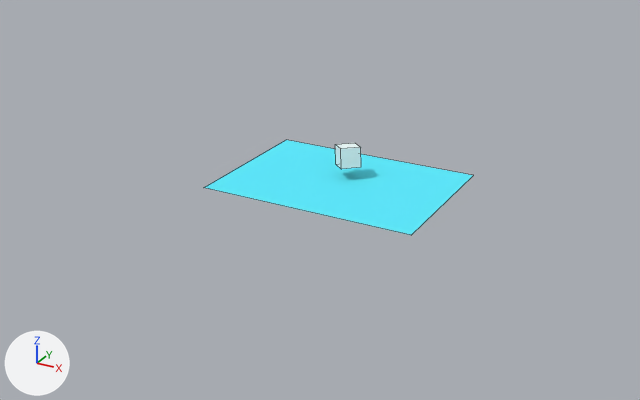
The Blender file Main/main.blend as it was, and as the next commit left it.
Before and after are seen from a camera (50 mm lens) standing at (29.0, -56.8, 25.1) and looking at (-1.0, -2.2, -2.2). The lights are fixed; the arrows at lower left show +X, +Y and +Z. Mesh edges are drawn as thin lines.
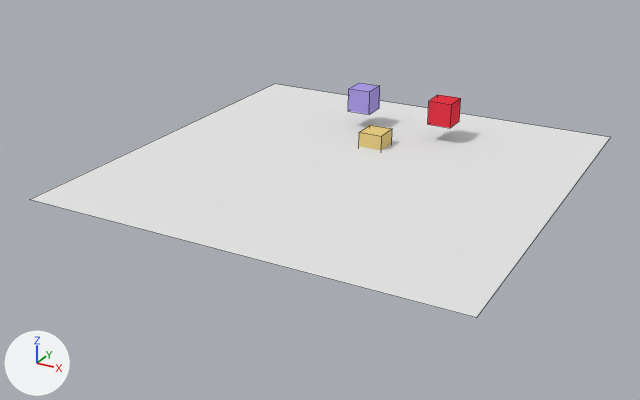
Diff of the bpy script that builds the scene:
```diff
--- a/Main/main.blend.py
+++ b/Main/main.blend.py
@@ mat_material_017 @@
+mat_material_017 = diffuse_material('Material.017')
+mat_material_017.base_color = (0.8, 0.8, 0.8)  # white #e7e7e7
@@ mat_material_016 @@
+mat_material_016 = diffuse_material('Material.016')
+mat_material_016.base_color = (0.8, 0.0398, 0.0639)  # red #e73847
@@ mat_material_018 @@
+mat_material_018 = diffuse_material('Material.018')
+mat_material_018.base_color = (0.8, 0.615, 0.222)  # yellow #e7ce82
@@ mat_material_019 @@
+mat_material_019 = diffuse_material('Material.019')
+mat_material_019.base_color = (0.404, 0.332, 0.8)  # blue #aa9ce7
@@ me_cube @@
 me_cube.from_pydata(...)  # 8 vertices, 6 faces; spans x -1.0..1.0, y -1.0..1.0, z -1.0..1.0
-me_cube.materials.append(mat_material_006)  # white #f0fffe
+me_cube.materials.append(mat_material_016)  # red #e73847
@@ me_plane_003 @@
 me_plane_003.from_pydata(...)  # 4 vertices, 1 face; spans x -1.0..1.0, y -1.0..1.0, z 0.0
-me_plane_003.materials.append(mat_material_004)  # cyan #61edff
+me_plane_003.materials.append(mat_material_017)  # white #e7e7e7
@@ me_cube_003 @@
+me_cube_003.from_pydata(...)  # a box spanning x -1.0..1.0, y -1.0..1.0, z -1.0..1.0
+me_cube_003.materials.append(mat_material_018)  # yellow #e7ce82
@@ me_cube_001 @@
+me_cube_001.from_pydata(...)  # a box spanning x -1.0..1.0, y -1.0..1.0, z -1.0..1.0
+me_cube_001.materials.append(mat_material_019)  # blue #aa9ce7
@@ ob_cube @@
 ob_cube = bpy.data.objects.new('Cube', me_cube)
-ob_cube.location = (-0.06, 0.57, 0.61)
-ob_cube.rotation_euler = (0.0, -0.132, -0.823)  # degrees (0, -7.6, -47)
-ob_cube.scale = (0.792, 0.792, 0.792)
+ob_cube.location = (4.32, 9.26, 2.44)
@@ ob_plane_004 @@
 ob_plane_004 = bpy.data.objects.new('Plane.004', me_plane_003)
-ob_plane_004.location = (-0.09, -0.52, -1.14)
-ob_plane_004.scale = (8.54, 6.1, 5.27)
+ob_plane_004.location = (0.0, 0.0, 0.0)
+ob_plane_004.scale = (16.5, 16.5, 16.5)
@@ ob_cube_001 @@
+ob_cube_001 = bpy.data.objects.new('Cube.001', me_cube_003)
+ob_cube_001.location = (0.0, 5.36, 0.23)
@@ ob_cube_002 @@
+ob_cube_002 = bpy.data.objects.new('Cube.002', me_cube_001)
+ob_cube_002.location = (-3.0, 9.26, 2.44)
```

Changed parts and their boxes [x1, y1, x2, y2] in the pictures (640 x 400 px):
'Plane.004', recoloured, moved, rescaled (115% wider, 145% taller)
    before: [204, 140, 474, 235]
    after: [29, 84, 611, 318]
'Cube', recoloured, moved, turned, rescaled
    before: [335, 143, 361, 169]
    after: [428, 95, 461, 128]
'Cube.002', added (blue)
    after: [348, 83, 380, 114]
'Cube.001', added (yellow)
    after: [359, 125, 392, 150]
